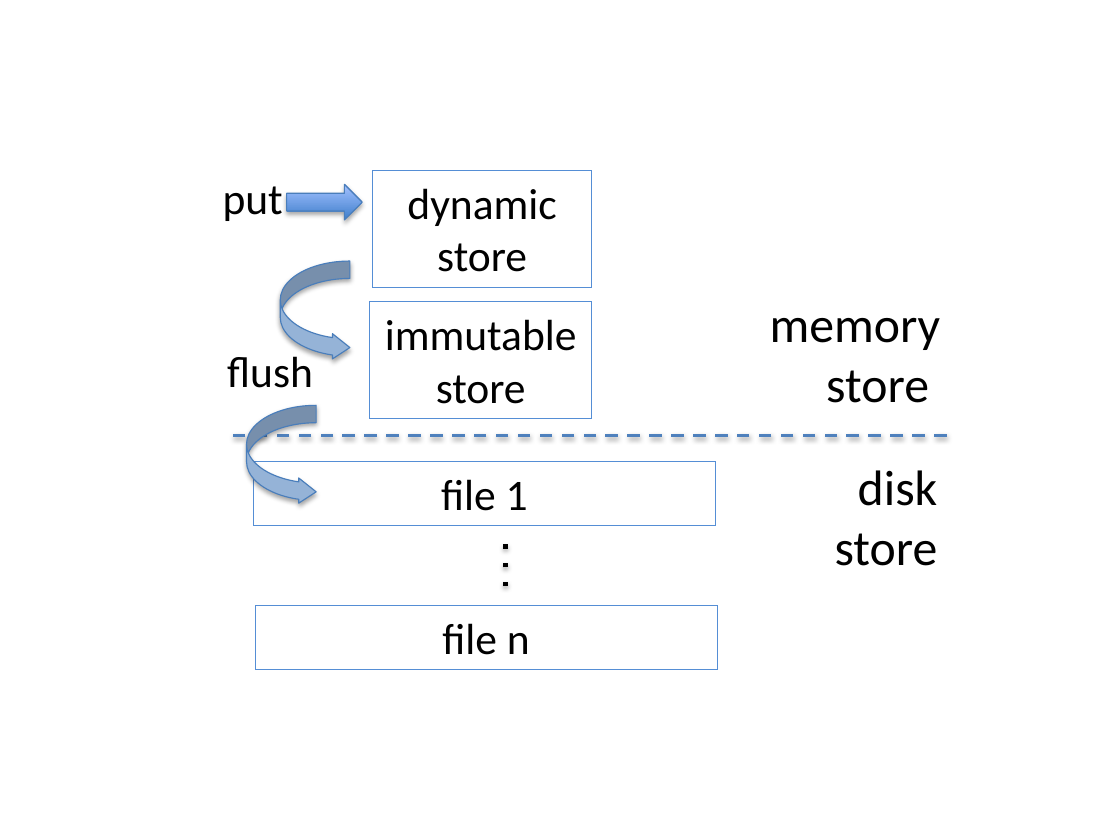
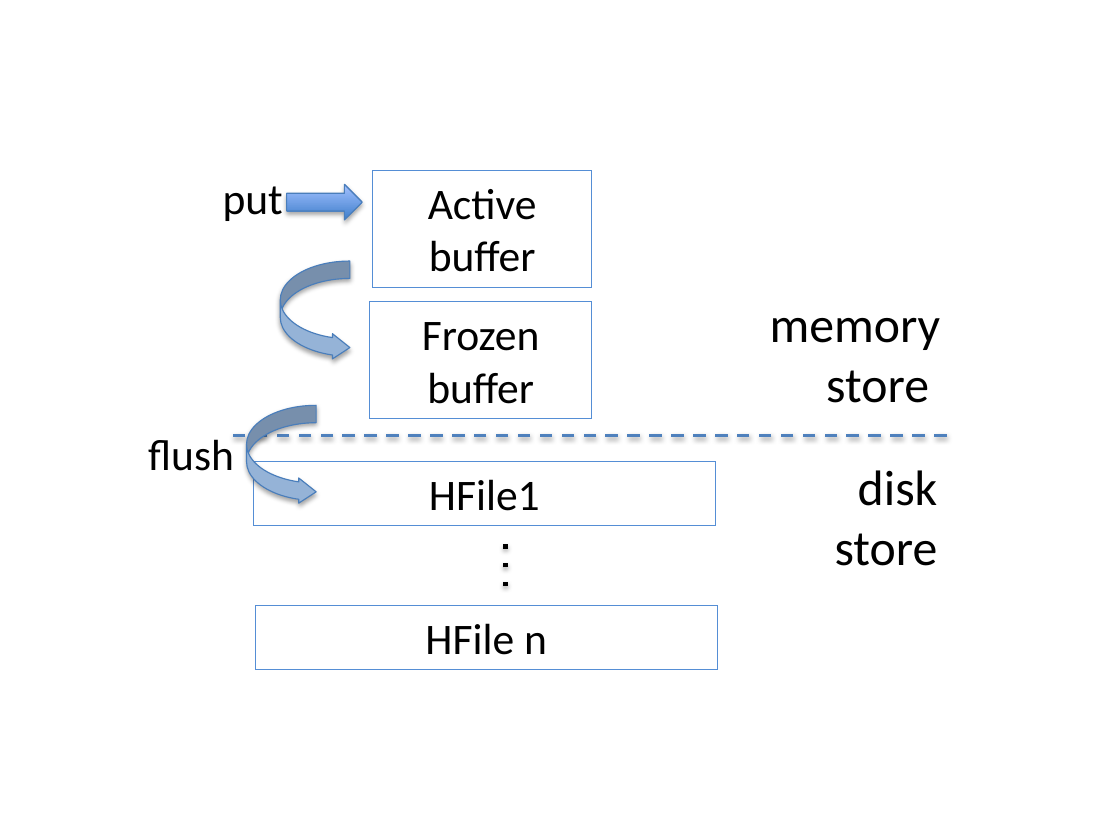
Before and after one commit to iditkeidar/Accordion, a slide deck: slide 1 of FAST2018-submission/LSM.pptx. Drawn at 1120x840 pixels with LibreOffice and Linux fonts; fonts in the diff are those of the drawing. Boxes give left, top, right and bottom in pixels: in the first picture for what was removed or moved away, otherwise in the second. Text is boxed around its words. In the diff, an @@ line names an element or a change of style, - is before the commit and + after.

```diff
--- a/FAST2018-submission/LSM.pptx
+++ b/FAST2018-submission/LSM.pptx
@@ text in rectangle at (x1=428, y1=189, x2=537, y2=272): text changed @@
-dynamic
-store
+Active buffer
@@ text in rectangle at (x1=422, y1=322, x2=540, y2=404): text changed @@
-immutable store
+Frozen buffer
@@ text "flush" moved from (x1=227, y1=351, x2=313, y2=388) to (x1=148, y1=434, x2=234, y2=471) @@
@@ text in rectangle at (x1=429, y1=479, x2=540, y2=511): text changed @@
-file 1
+HFile1
@@ text in rectangle at (x1=425, y1=623, x2=547, y2=655): text changed @@
-file n
+HFile n
```
Also in this commit, not shown: 1 other slide changed, 6 other files.
